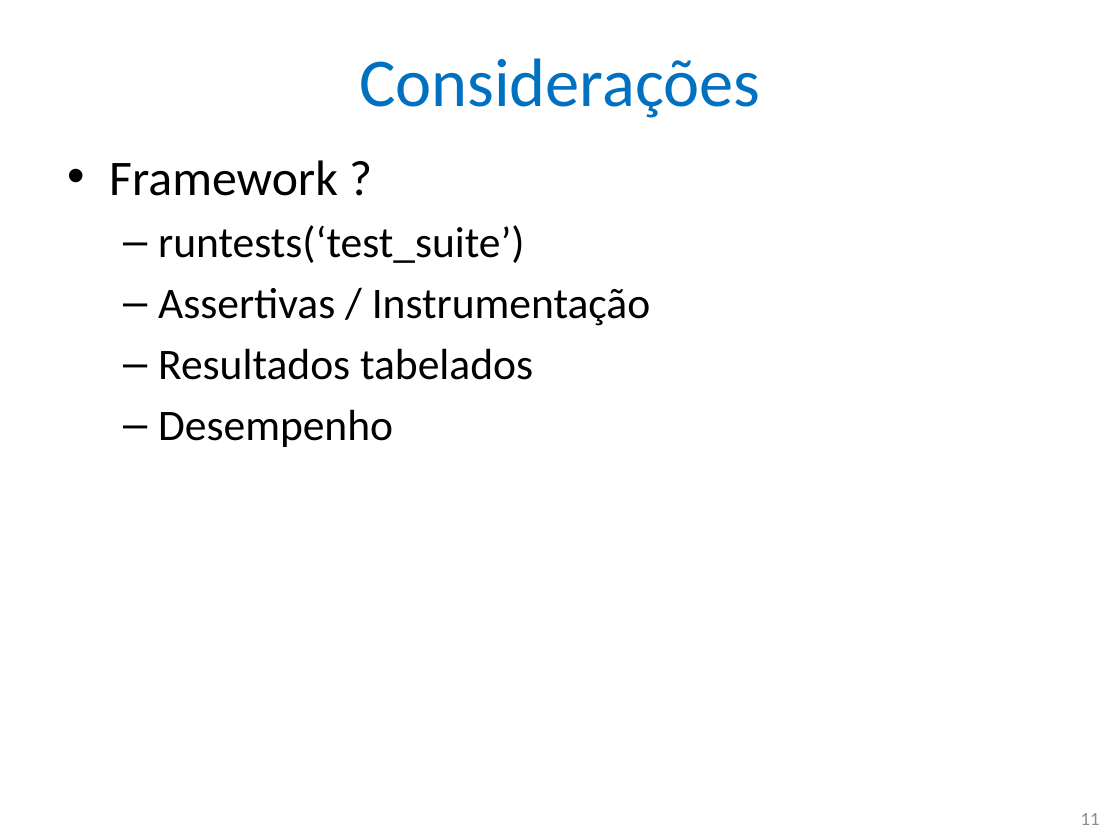
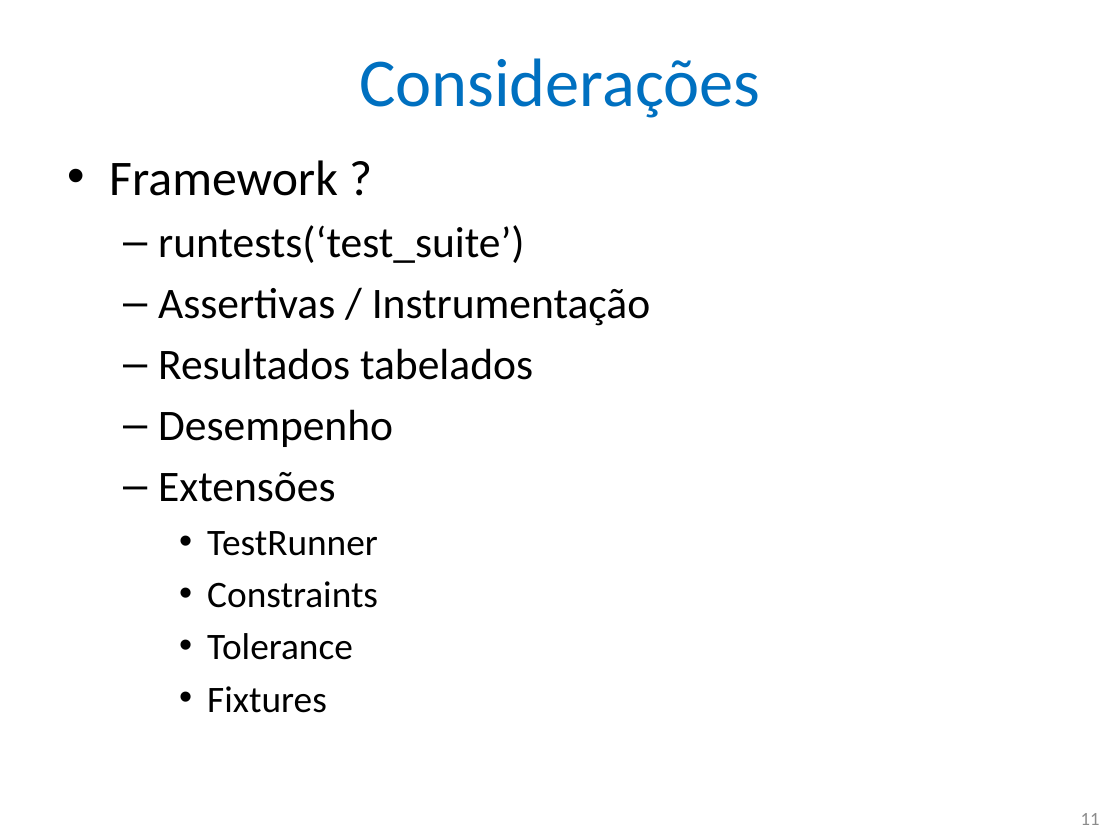
Before and after one commit to nascimentolwtn/INPE-CAP-385_DesenvolvimentoFrameworks, a slide deck: slide 11 of CAP385-00-Presentations/01-MATLAB xUnit Test Framework.pptx. Drawn at 1120x840 pixels with LibreOffice and Linux fonts; fonts in the diff are those of the drawing. Boxes give left, top, right and bottom in pixels: in the first picture for what was removed or moved away, otherwise in the second. Text is boxed around its words. In the diff, an @@ line names an element or a change of style, - is before the commit and + after.

```diff
--- a/CAP385-00-Presentations/01-MATLAB xUnit Test Framework.pptx
+++ b/CAP385-00-Presentations/01-MATLAB xUnit Test Framework.pptx
@@ text at (x1=158, y1=472, x2=378, y2=713): paragraphs added @@
+  – Extensões
+    • TestRunner
+    • Constraints
+    • Tolerance
+    • Fixtures
```
Also in this commit, not shown: 1 other slide changed.
